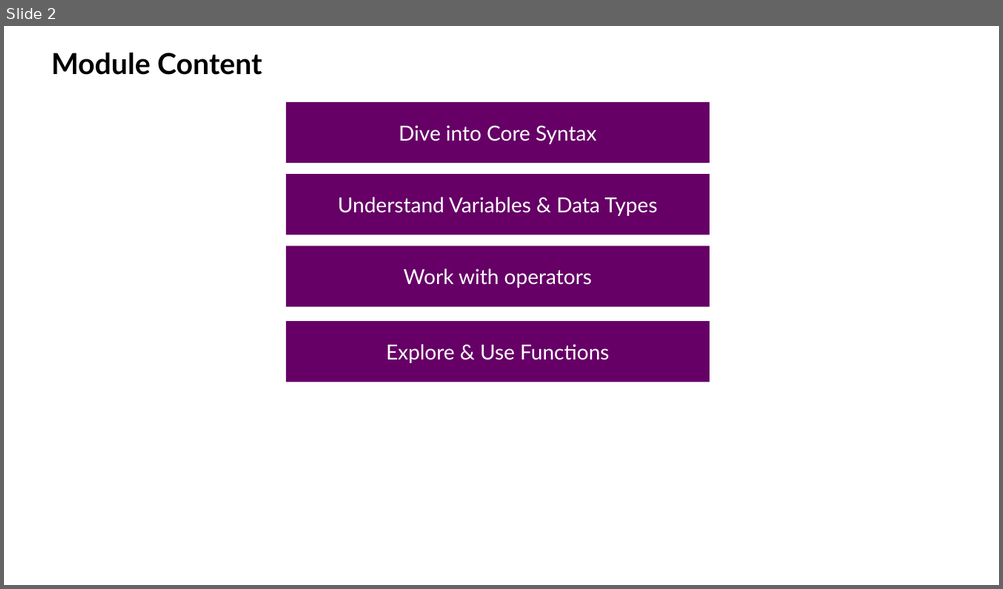
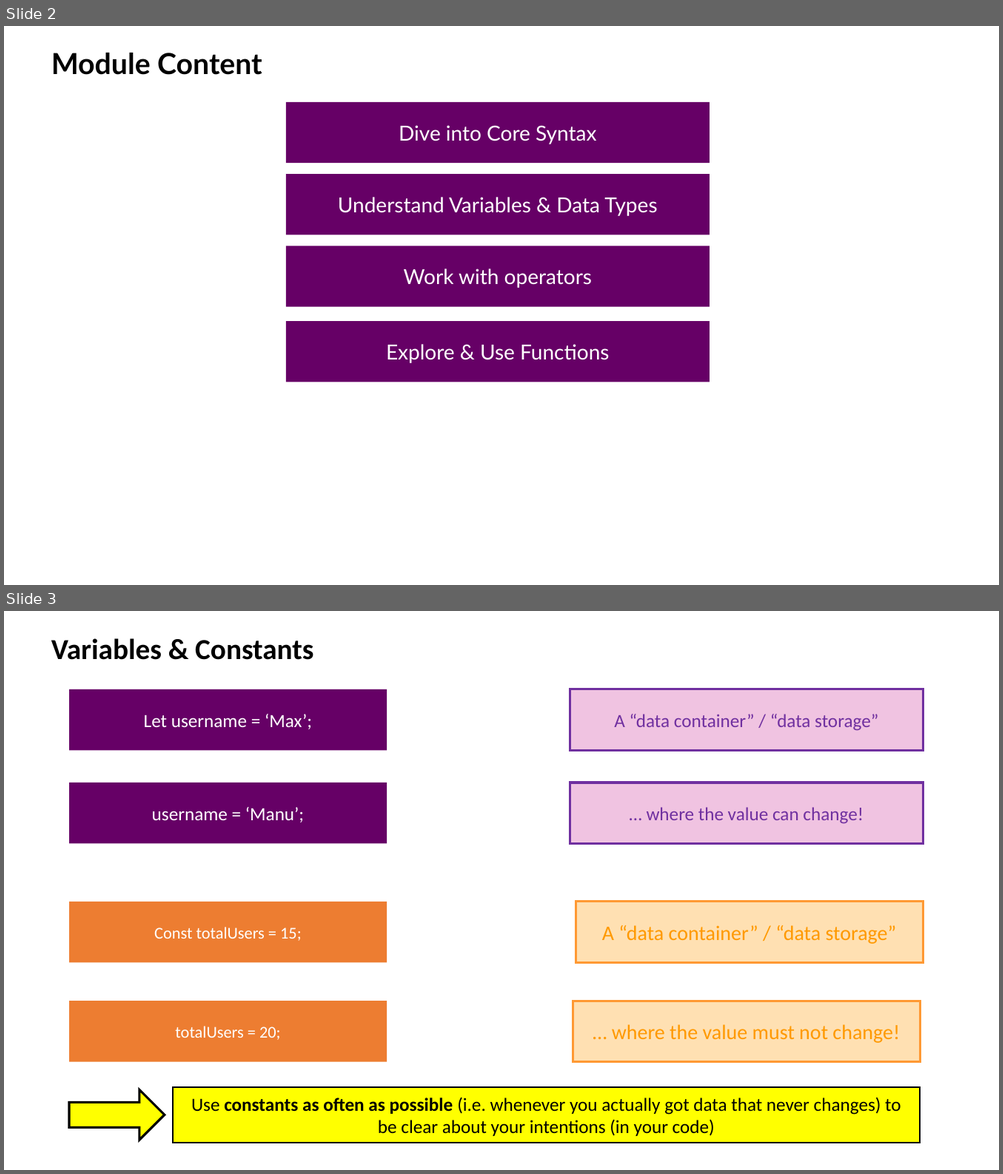
Before and after one commit to drronidz/JavaScript-The-Complete-Guide-2020, a slide deck: 2. Basics Variables, Data Types, Operators & Functions/docs/Introduction.pptx. Shown one above the other, each under a label of ours: slide 2 before the commit, slides 2 and 3 after it. The pictures are 1003x589 and 1003x1174 pixels, drawn with LibreOffice and Linux fonts; fonts in the diff are those of the drawing. Boxes give left, top, right and bottom in pixels: in the first picture for what was removed or moved away, otherwise in the second. Text is boxed around its words. In the diff, an @@ line names an element or a change of style, - is before the commit and + after.

Commit message:
5. Introducing Variables & Constants

```diff
--- a/2. Basics Variables, Data Types, Operators & Functions/docs/Introduction.pptx
+++ b/2. Basics Variables, Data Types, Operators & Functions/docs/Introduction.pptx
@@ slide 3 added at (4,611,999,1170), background #FFFFFF @@
@@ text added at (51,638,313,660), 28 pt, text #000000, bold @@
+Variables & Constants
@@ rectangle added at (69,689,387,751), fill #660066, 18 pt, text #FFFFFF @@
+Let username = ‘Max’;
@@ rectangle added at (570,689,923,751), fill #CC3399 at 29% opacity, outline #7030A0 2.25 pt, 18 pt, text #7030A0 @@
+A “data container” / “data storage”
@@ rectangle added at (69,783,387,844), fill #660066, 18 pt, text #FFFFFF @@
+username = ‘Manu’;
@@ rectangle added at (570,783,923,844), fill #CC3399 at 29% opacity, outline #7030A0 2.25 pt, 18 pt, text #7030A0 @@
+… where the value can change!
@@ rectangle added at (69,902,387,963), fill #ED7D31, 16 pt, text #FFFFFF @@
+Const totalUsers = 15;
@@ rectangle added at (575,902,922,963), fill #FF9900 at 30% opacity, outline #FF9933 2.25 pt, 20 pt, text #FF9900 @@
+A “data container” / “data storage”
@@ rectangle added at (69,1001,387,1062), fill #ED7D31, 16 pt, text #FFFFFF @@
+totalUsers = 20;
@@ rectangle added at (572,1001,919,1062), fill #FF9900 at 30% opacity, outline #FF9933 2.25 pt, 20 pt, text #FF9900 @@
+… where the value must not change!
@@ right arrow added at (69,1090,165,1140), fill #FFFF00, outline #000000 2.25 pt @@
@@ rectangle added at (173,1088,919,1143), fill #FFFF00, outline #000000 1.5 pt, 18 pt, text #000000 @@
+Use constants as often as possible (i.e. whenever you actually got data that never changes) to be clear about your intentions (in your code)
```
